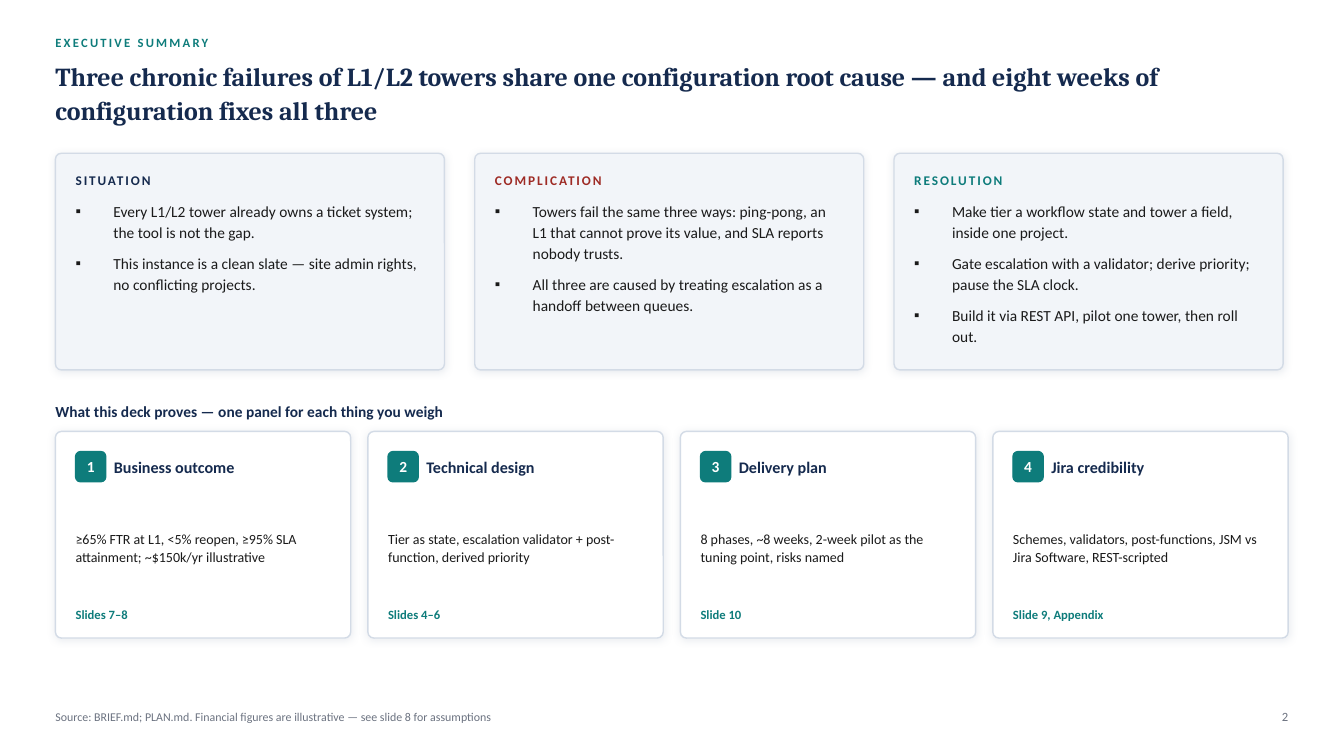
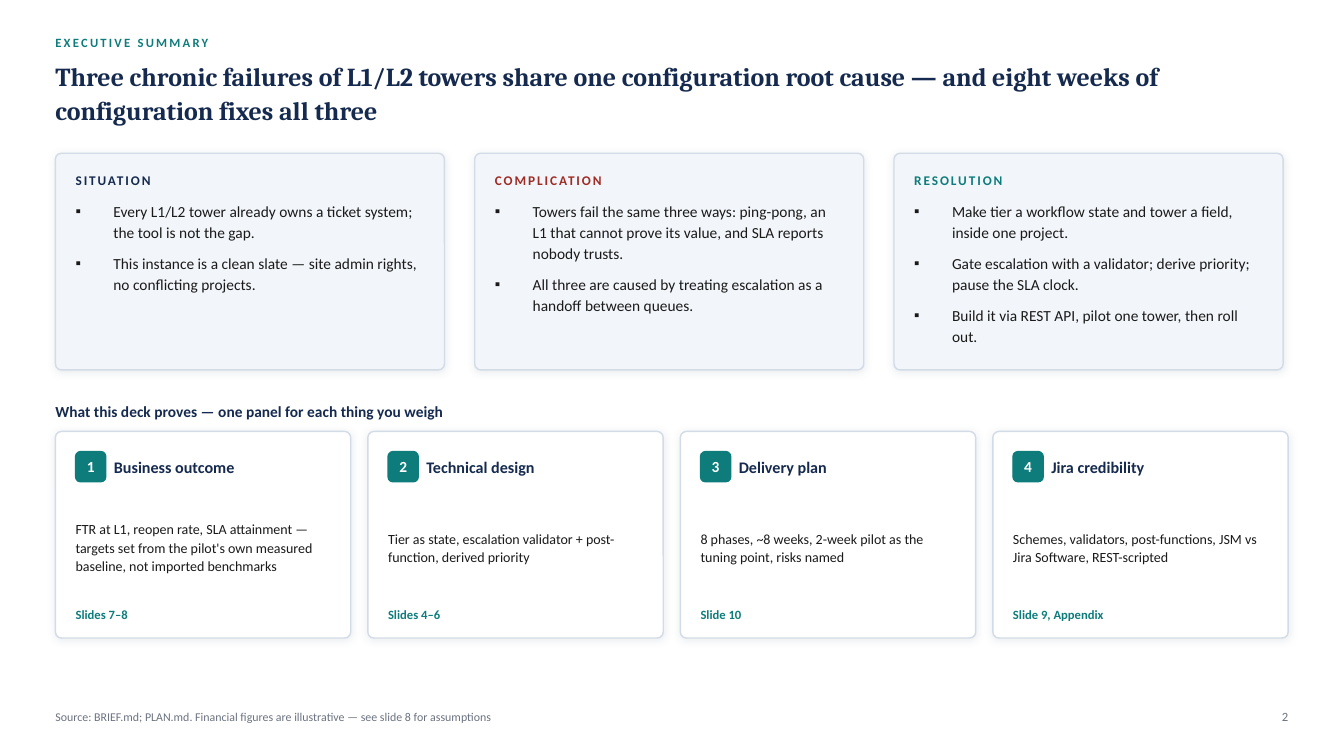
Before and after one commit to singhaditya21/JIRADemo, a slide deck: slide 2 of L1-L2-Tower-Demo.pptx. Drawn at 1344x756 pixels with LibreOffice and Linux fonts; fonts in the diff are those of the drawing. Boxes give left, top, right and bottom in pixels: in the first picture for what was removed or moved away, otherwise in the second. Text is boxed around its words. In the diff, an @@ line names an element or a change of style, - is before the commit and + after.

```diff
--- a/L1-L2-Tower-Demo.pptx
+++ b/L1-L2-Tower-Demo.pptx
@@ text at (76,524,313,574): text changed @@
-≥65% FTR at L1, <5% reopen, ≥95% SLA attainment; ~$150k/yr illustrative
+FTR at L1, reopen rate, SLA attainment — targets set from the pilot's own measured baseline, not imported benchmarks
```
Also in this commit, not shown: 4 other slides changed, 1 slide removed, 8 other files.
